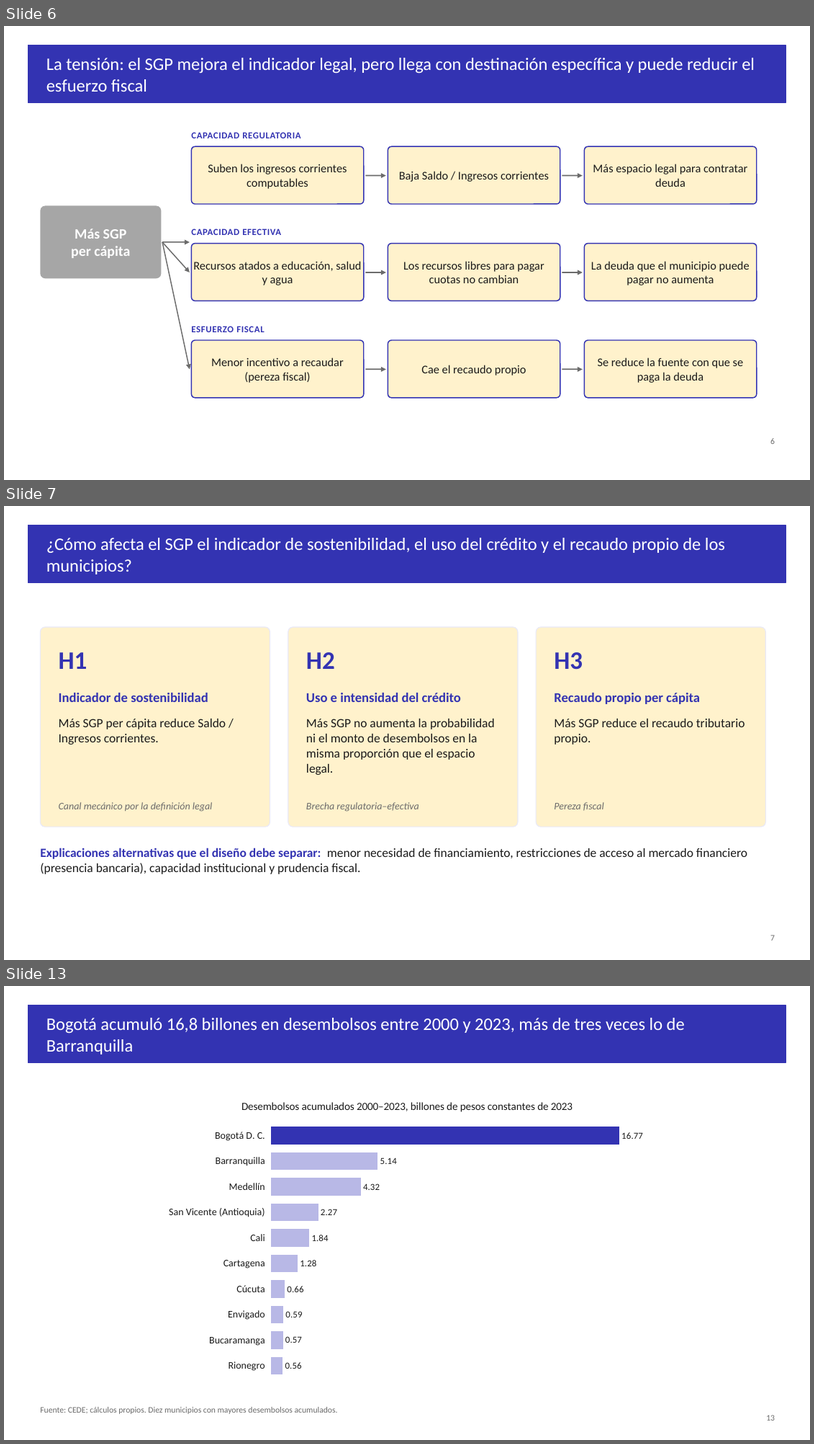
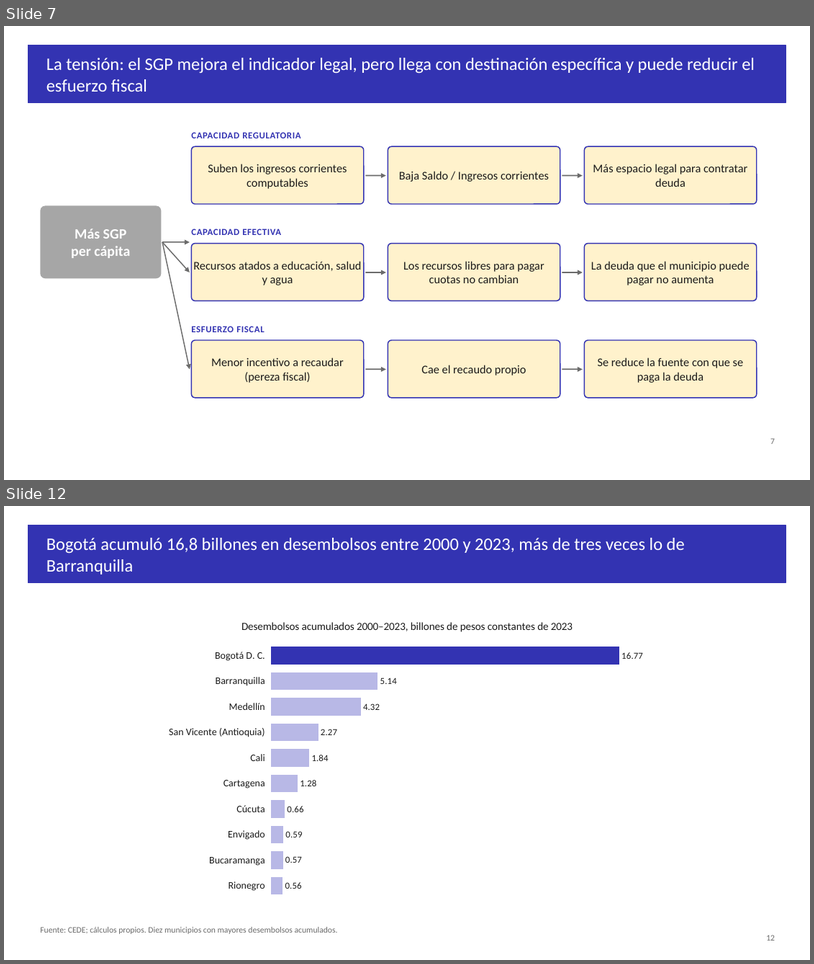
Before and after one commit to Laurarivera34/TESIS_MECA, a slide deck: docs/slides/profesores/Presentacion_LauraRivera_publico_general (1).pptx. Shown one above the other, each under a label of ours: slides 6, 7 and 13 before the commit, slides 7 and 12 after it; the slides between them are not shown. The pictures are 814x1444 and 814x964 pixels, drawn with LibreOffice and Linux fonts; fonts in the diff are those of the drawing. Boxes give left, top, right and bottom in pixels: in the first picture for what was removed or moved away, otherwise in the second. Text is boxed around its words. In the diff, an @@ line names an element or a change of style, - is before the commit and + after.

```diff
--- a/docs/slides/profesores/Presentacion_LauraRivera_publico_general (1).pptx
+++ b/docs/slides/profesores/Presentacion_LauraRivera_publico_general (1).pptx
@@ slide 7 removed at <box>4,506,810,960</box>, background #FFFFFF; not listed: 1 template element that a slide beside it also shows @@
@@ title removed at <box>46,538,725,574</box> @@
-¿Cómo afecta el SGP el indicador de sostenibilidad, el uso del crédito y el recaudo propio de los municipios?
@@ rounded rectangle removed at <box>40,627,270,826</box> @@
@@ rounded rectangle removed at <box>288,627,518,826</box> @@
@@ rounded rectangle removed at <box>536,627,766,826</box> @@
@@ text removed at <box>59,652,88,669</box> @@
-H1
@@ text removed at <box>306,652,335,669</box> @@
-H2
@@ text removed at <box>554,652,583,669</box> @@
-H3
@@ text removed at <box>59,692,208,702</box> @@
-Indicador de sostenibilidad
@@ text removed at <box>306,692,461,702</box> @@
-Uso e intensidad del crédito
@@ text removed at <box>554,692,700,704</box> @@
-Recaudo propio per cápita
@@ text removed at <box>59,718,226,744</box> @@
-Más SGP per cápita reduce Saldo / Ingresos corrientes.
@@ text removed at <box>306,718,495,775</box> @@
-Más SGP no aumenta la probabilidad ni el monto de desembolsos en la misma proporción que el espacio legal.
@@ text removed at <box>554,718,746,744</box> @@
-Más SGP reduce el recaudo tributario propio.
@@ text removed at <box>59,802,212,811</box> @@
-Canal mecánico por la definición legal
@@ text removed at <box>306,802,419,811</box> @@
-Brecha regulatoria–efectiva
@@ text removed at <box>554,802,604,811</box> @@
-Pereza fiscal
@@ text removed at <box>40,847,748,874</box> @@
-Explicaciones alternativas que el diseño debe separar: menor necesidad de financiamiento, restricciones de acceso al mercado financiero (presencia bancaria), capacidad institucional y prudencia fiscal.
@@ page number removed at <box>771,934,775,940</box> @@
-7
@@ what was slide 6 is now slide 7 @@
@@ page number at <box>771,438,775,444</box>: text changed @@
-6
+7
@@ what was slide 13 is now slide 12 @@
```
Also in this commit, not shown: 14 slides changed, 1 slide added, 4 other slides removed, 4 other files.
